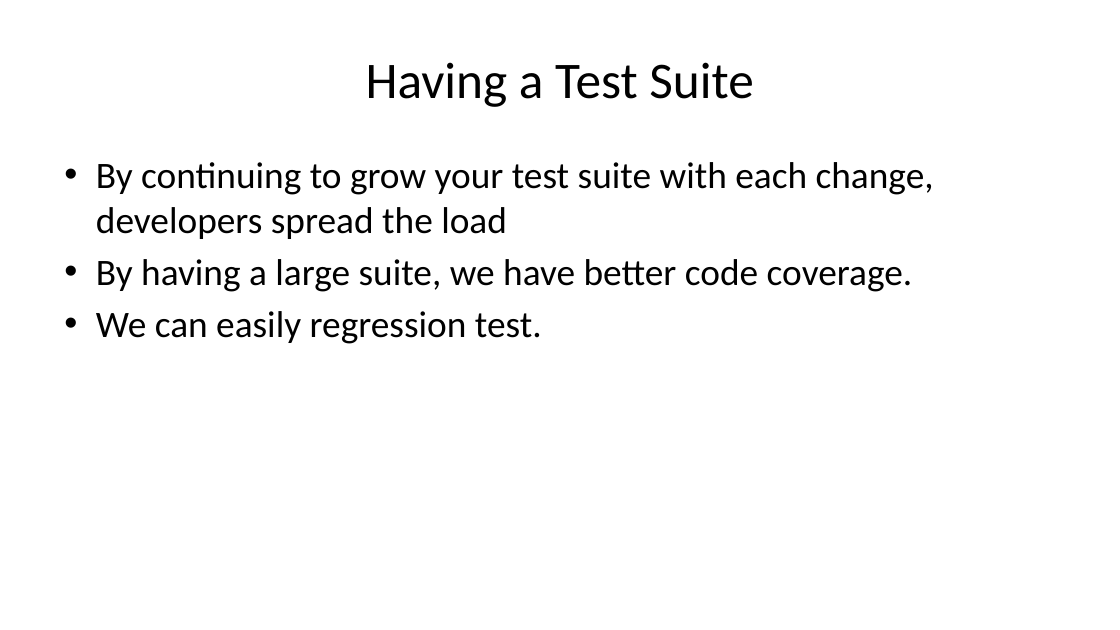
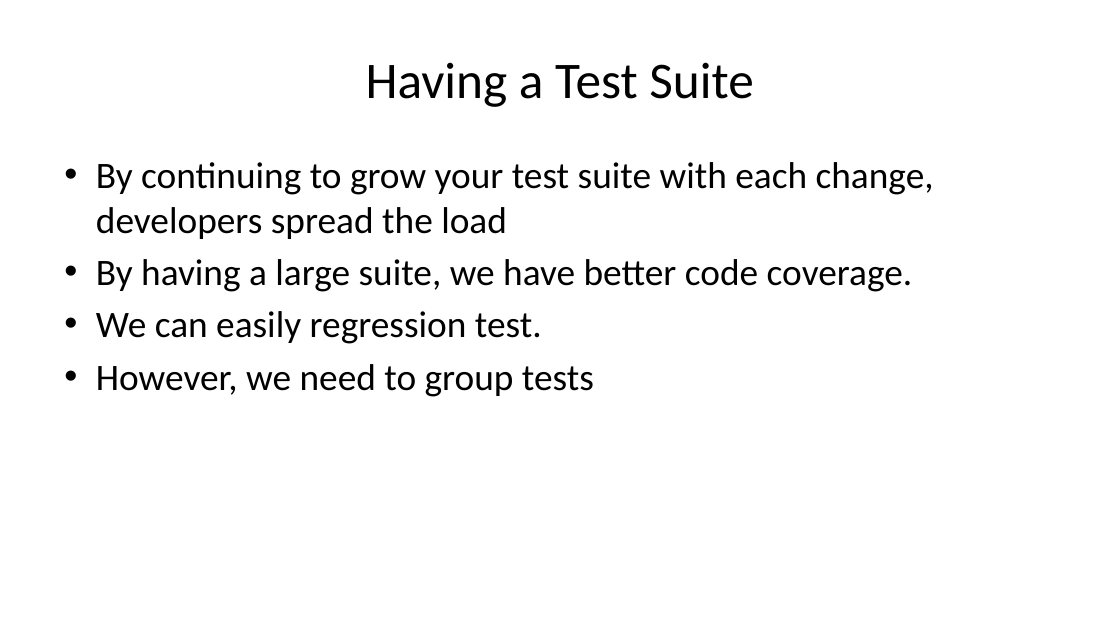
Before and after one commit to way0utwest/TestingTSQL, a slide deck: slide 26 of DB-Delivery-Get-Testing-TSQL.pptx (slide 24 before the commit). Drawn at 1120x630 pixels with LibreOffice and Linux fonts; fonts in the diff are those of the drawing. Boxes give left, top, right and bottom in pixels: in the first picture for what was removed or moved away, otherwise in the second. Text is boxed around its words. In the diff, an @@ line names an element or a change of style, - is before the commit and + after.

```diff
--- a/DB-Delivery-Get-Testing-TSQL.pptx
+++ b/DB-Delivery-Get-Testing-TSQL.pptx
@@ text at (96, 364, 594, 397): paragraph added @@
+• However, we need to group tests
```
Also in this commit, not shown: 9 other slides changed, 6 slides added, 6 slides removed.
